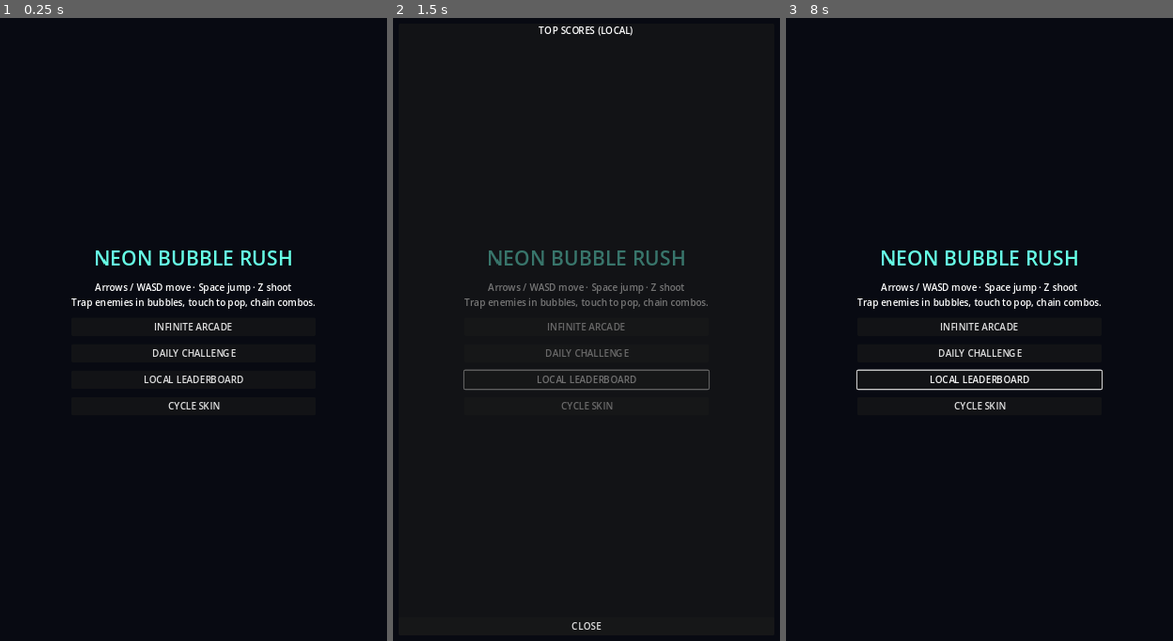
Above: before the commit, frames 1-3 (left to right).
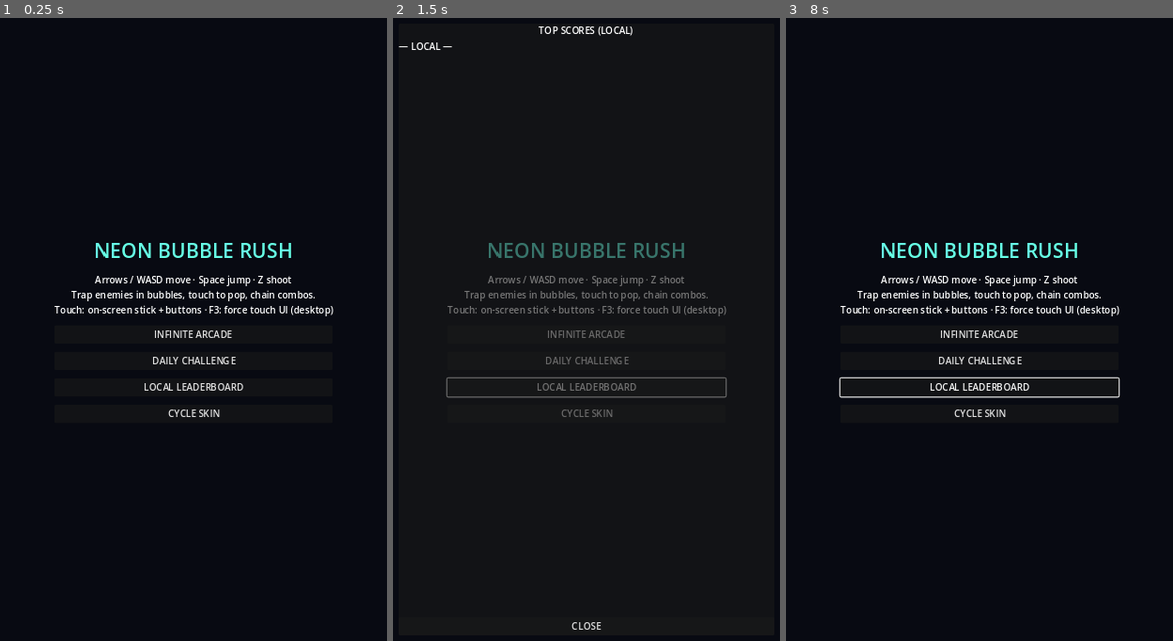
Above: after the commit, the same moments.

Repository: NateDjan/myapp
Game: Godot game, scene res://scenes/main.tscn
Two runs of this game, one before a commit and one after it. Both use one fixed random seed, a clock stepped at 60 frames per second and the inputs below.
Inputs (mouse positions are in pixels of both pictures, inside the frame that each line leads up to):
- Up to frame 1 (0.25 s): no input
- Up to frame 2 (1.5 s): click "LOCAL LEADERBOARD" at 0.5 s; click "CYCLE SKIN" at 1.25 s
- Up to frame 3 (8 s): click "INFINITE ARCADE" at 2 s; click "INFINITE ARCADE" at 2.75 s; click "DAILY CHALLENGE" at 3.5 s; tap Enter (ui_accept) at 4.25, 4.52, 4.55, 4.82, 5, 5.75, 6.05, 6.5, 7.25, 7.52, 7.55, 7.82 s; move the mouse to (1072, 292) at 4.27 s; hold Right (ui_right) 4.28-5 s; tap Space (ui_select) at 4.35, 5.85 s; click (1072, 292) at 4.42 s; drag from (894, 366) to (960, 479) at 5.02 s; move the mouse to (1022, 161) at 5.77 s; hold Left (ui_left) 5.78-6.5 s; click (1022, 161) at 5.92 s; drag from (960, 479) to (851, 217) at 6.52 s; move the mouse to (1107, 441) at 7.27 s; hold Right (ui_right) from 7.28 s (still down); tap X at 7.35 s; click (1107, 441) at 7.42 s; tap Escape at 7.9 s

The runs differ from the first frame. In frame 1, 3.7% of the frame differs, in the area x 14-87%, y 36-65%; in frame 2, 3.7%; in frame 3, 4.5%, in the area x 13-87%, y 36-65%.

Commit message:
Neon Bubble Rush: touch HUD, one-way bubble ride, neon sprites, HTTP LB, exports
- Add TouchInput autoload and TouchHud (stick + jump/shoot) for mobile;
  F3 toggles touch overlay on desktop for testing.
- Trapped bubbles use a one-way StaticBody2D plate and disable the round
  collider so the player can hop on top without wall-snagging.
- Runtime soft-blob ImageTextures replace flat polygons for player,
  enemies, and bubbles; skins tint the sprite modulate.
- Expand procedural SFX (land thud, high-combo spike) and floor snap.
- Leaderboard: dual HTTPRequest for GET/POST to optional api_base_url with
  X-API-Key; Project Settings keys leaderboard/* and game/force_touch_hud.
- Add export_presets.cfg for Windows and Linux (Steam-friendly paths).

Co-authored-by: NateDjan <NateDjan@users.noreply.github.com>

Diff:
--- a/game/project.godot
+++ b/game/project.godot
@@ -15,6 +15,7 @@
 UpgradeStore="*res://scripts/upgrade_store.gd"
 Leaderboard="*res://scripts/leaderboard.gd"
 ArcadeSfx="*res://scripts/arcade_sfx.gd"
+TouchInput="*res://scripts/touch_input.gd"
 
 [display]
 window/size/viewport_width=720
@@ -37,3 +38,10 @@
 [rendering]
 textures/canvas_textures/default_texture_filter=0
 environment/defaults/default_clear_color=Color(0.04, 0.05, 0.08, 1)
+
+[leaderboard]
+api_base_url=""
+api_key=""
+
+[game]
+force_touch_hud=false
--- a/game/scenes/main.tscn
+++ b/game/scenes/main.tscn
@@ -109,7 +109,8 @@
 horizontal_alignment = 1
 theme_override_font_sizes/font_size = 16
 text = "Arrows / WASD move · Space jump · Z shoot
-Trap enemies in bubbles, touch to pop, chain combos."
+Trap enemies in bubbles, touch to pop, chain combos.
+Touch: on-screen stick + buttons · F3: force touch UI (desktop)"
 
 [node name="Arcade" type="Button" parent="CanvasTitle/CenterContainer/VBoxContainer"]
 text = "INFINITE ARCADE"
--- a/game/scenes/player.tscn
+++ b/game/scenes/player.tscn
@@ -10,6 +10,7 @@
 collision_layer = 2
 collision_mask = 9
 floor_stop_on_slope = true
+floor_snap_length = 36.0
 script = ExtResource("1_player")
 
 [node name="CollisionShape2D" type="CollisionShape2D" parent="."]
--- /dev/null
+++ b/game/scenes/touch_hud.tscn
@@ -0,0 +1,7 @@
+[gd_scene load_steps=2 format=3]
+
+[ext_resource type="Script" path="res://scripts/touch_hud.gd" id="1_th"]
+
+[node name="TouchHud" type="CanvasLayer"]
+layer = 21
+script = ExtResource("1_th")
--- a/game/scripts/arcade_sfx.gd
+++ b/game/scripts/arcade_sfx.gd
@@ -35,6 +35,16 @@
 	_tone(140.0, 0.12, 0.28)
 
 
+func play_land() -> void:
+	_tone(210.0, 0.05, 0.1)
+	_tone(120.0, 0.04, 0.08)
+
+
+func play_combo_spike(pitch_mul: float = 1.0) -> void:
+	_tone(720.0 * pitch_mul, 0.03, 0.1)
+	_tone(960.0 * pitch_mul, 0.04, 0.12)
+
+
 func _tone(freq: float, duration: float, volume: float) -> void:
 	if _playback == null:
 		return
--- a/game/scripts/bubble.gd
+++ b/game/scripts/bubble.gd
@@ -1,5 +1,7 @@
 extends CharacterBody2D
 ## Energy bubble: traps first enemy hit, floats upward, acts as temporary platform.
+
+const _NeonArt := preload("res://scripts/neon_runtime_art.gd")
 
 signal enemy_trapped(bubble: Node, enemy: Node)
 signal bubble_popped(bubble: Node, world_pos: Vector2)
@@ -24,6 +26,7 @@
 	collision_mask = 1 + 4 # world + enemy
 	if visual:
 		visual.color = Color(0.35, 1.0, 0.92, 0.75)
+	_NeonArt.attach_bubble_sprite(visual, "bubble_base")
 	var lm := get_tree().current_scene.get_node_or_null("GameWorld/World/LevelManager")
 	if lm and lm.has_method("_on_bubble_trapped"):
 		enemy_trapped.connect(lm._on_bubble_trapped)
@@ -45,6 +48,9 @@
 		visual.color = visual.color.lerp(Color(1.0, 0.55, 0.95), 0.35 if giant else 0.0)
 		if electric:
 			visual.color = Color(1.0, 0.95, 0.35, 0.85)
+	var spr := get_node_or_null("NeonSprite") as Sprite2D
+	if spr:
+		spr.modulate = visual.color
 
 
 func _physics_process(_delta: float) -> void:
@@ -81,7 +87,22 @@
 
 func _enable_platform() -> void:
 	_platform_enabled = true
-	collision_layer = 8
+	# Stop the round body from snagging the player; ride only the one-way plate.
+	collision_layer = 0
+	if collider:
+		collider.disabled = true
+	var plate := StaticBody2D.new()
+	plate.name = "RidePlate"
+	plate.collision_layer = 8
+	plate.collision_mask = 0
+	var cs := CollisionShape2D.new()
+	var sh := RectangleShape2D.new()
+	sh.size = Vector2(54.0 * scale.x, 12.0)
+	cs.shape = sh
+	cs.one_way_collision = true
+	cs.position = Vector2(0, -11.0 * scale.y)
+	plate.add_child(cs)
+	add_child(plate)
 
 
 func pop() -> void:
--- a/game/scripts/enemy.gd
+++ b/game/scripts/enemy.gd
@@ -1,5 +1,7 @@
 extends CharacterBody2D
 ## Simple chase AI; can be bubbled, floated, and popped for score.
+
+const _NeonArt := preload("res://scripts/neon_runtime_art.gd")
 
 signal popped(enemy: Node, points: int)
 signal trapped_state_changed(enemy: Node, bubbled: bool)
@@ -14,7 +16,6 @@
 
 var state: State = State.ROAM
 var hp: int = 1
-var _bubble: Node2D = null
 var _wander_dir: float = 1.0
 var _freeze_timer: float = 0.0
 var _player: CharacterBody2D
@@ -27,6 +28,7 @@
 	hp = max_hp
 	if visual:
 		_tint_from_seed()
+		_NeonArt.attach_blob_sprite(visual, "enemy_%d" % get_instance_id())
 
 
 func bind_player(p: CharacterBody2D) -> void:
@@ -47,7 +49,6 @@
 	if state == State.BUBBLED:
 		return
 	state = State.BUBBLED
-	_bubble = bubble
 	collision_layer = 0
 	collision_mask = 0
 	trapped_state_changed.emit(self, true)
--- a/game/scripts/leaderboard.gd
+++ b/game/scripts/leaderboard.gd
@@ -1,14 +1,38 @@
 extends Node
-## Local top scores; swap `submit_remote` body for your HTTP API later.
+## Local scores plus optional REST sync. Set `leaderboard/api_base_url` in Project Settings.
+
+signal remote_updated()
 
 const PATH := "user://leaderboard_local.json"
 const MAX_ENTRIES := 20
 
-var entries: Array[Dictionary] = []
+var entries: Array = []
+var remote_lines: String = ""
+var _submit_http: HTTPRequest
+var _fetch_http: HTTPRequest
+var _last_http_error: String = ""
 
 
 func _ready() -> void:
 	load_scores()
+	_submit_http = HTTPRequest.new()
+	_submit_http.request_completed.connect(_on_submit_done)
+	add_child(_submit_http)
+	_fetch_http = HTTPRequest.new()
+	_fetch_http.request_completed.connect(_on_fetch_done)
+	add_child(_fetch_http)
+
+
+func api_base_url() -> String:
+	if ProjectSettings.has_setting("leaderboard/api_base_url"):
+		return str(ProjectSettings.get_setting("leaderboard/api_base_url", "")).strip_edges()
+	return ""
+
+
+func api_key() -> String:
+	if ProjectSettings.has_setting("leaderboard/api_key"):
+		return str(ProjectSettings.get_setting("leaderboard/api_key", "")).strip_edges()
+	return ""
 
 
 func load_scores() -> void:
@@ -37,17 +61,54 @@
 	_persist()
 
 
+func submit_remote(name: String, score: int, mode: String = "arcade") -> void:
+	var base := api_base_url()
+	if base.is_empty() or _submit_http == null:
+		return
+	var url := base.rstrip("/") + "/scores"
+	var payload := JSON.stringify({"name": name.substr(0, 16), "score": score, "mode": mode})
+	var headers := PackedStringArray(["Content-Type: application/json"])
+	var key := api_key()
+	if not key.is_empty():
+		headers.append("X-API-Key: " + key)
+	var err := _submit_http.request(url, headers, HTTPClient.METHOD_POST, payload)
+	if err != OK:
+		_last_http_error = "submit request err %d" % err
+
+
+func fetch_remote_preview() -> void:
+	var base := api_base_url()
+	if base.is_empty() or _fetch_http == null:
+		remote_lines = ""
+		return
+	var url := base.rstrip("/") + "/scores?limit=10"
+	var headers := PackedStringArray()
+	var key := api_key()
+	if not key.is_empty():
+		headers.append("X-API-Key: " + key)
+	var err := _fetch_http.request(url, headers, HTTPClient.METHOD_GET)
+	if err != OK:
+		_last_http_error = "fetch request err %d" % err
+
+
 func top_display() -> String:
 	var lines: PackedStringArray = []
+	lines.append("— LOCAL —")
 	var i := 1
 	for e in entries.slice(0, 10):
 		lines.append("%d. %s — %d" % [i, e.get("name", "?"), e.get("score", 0)])
 		i += 1
+	if not remote_lines.is_empty():
+		lines.append("")
+		lines.append(remote_lines)
+	if not _last_http_error.is_empty():
+		lines.append("")
+		lines.append("API: " + _last_http_error)
 	return "\n".join(lines)
 
 
 func _sort_entries() -> void:
-	entries.sort_custom(func(a: Dictionary, b: Dictionary) -> bool: return a.get("score", 0) > b.get("score", 0))
+	entries.sort_custom(func(a, b): return int(a.get("score", 0)) > int(b.get("score", 0)))
 
 
 func _persist() -> void:
@@ -56,6 +117,41 @@
 		f.store_string(JSON.stringify(entries))
 
 
-## Placeholder for future REST leaderboard.
-func submit_remote(_name: String, _score: int, _mode: String) -> void:
-	pass
+func _on_submit_done(_result: int, response_code: int, _headers: PackedStringArray, _body: PackedByteArray) -> void:
+	if response_code >= 400:
+		_last_http_error = "submit HTTP %d" % response_code
+	else:
+		_last_http_error = ""
+
+
+func _on_fetch_done(_result: int, response_code: int, _headers: PackedStringArray, body: PackedByteArray) -> void:
+	if response_code != 200:
+		_last_http_error = "fetch HTTP %d" % response_code
+		remote_lines = ""
+		return
+	_last_http_error = ""
+	var text := body.get_string_from_utf8()
+	var data = JSON.parse_string(text)
+	if data == null:
+		remote_lines = "— ONLINE —\n(invalid JSON)"
+		return
+	if typeof(data) == TYPE_DICTIONARY and data.has("scores"):
+		data = data["scores"]
+	if typeof(data) != TYPE_ARRAY:
+		remote_lines = "— ONLINE —\n(unexpected shape)"
+		return
+	var out: PackedStringArray = ["— ONLINE —"]
+	var rank := 1
+	for e in data:
+		if rank > 10:
+			break
+		if typeof(e) == TYPE_DICTIONARY:
+			out.append(
+				"%d. %s — %d"
+				% [rank, str(e.get("name", "?")), int(e.get("score", 0))]
+			)
+		elif typeof(e) == TYPE_ARRAY and e.size() >= 2:
+			out.append("%d. %s — %s" % [rank, str(e[0]), str(e[1])])
+		rank += 1
+	remote_lines = "\n".join(out)
+	remote_updated.emit()
--- a/game/scripts/level_manager.gd
+++ b/game/scripts/level_manager.gd
@@ -181,9 +181,12 @@
 	var cam: Node = get_viewport().get_camera_2d()
 	if cam and cam.has_method("add_shake"):
 		cam.call("add_shake", 0.18)
+	var mult := ComboManager.multiplier if ComboManager else 1
 	if ArcadeSfx:
-		ArcadeSfx.play_pop(1.0 + rng.randf() * 0.15)
-	var mult := ComboManager.multiplier if ComboManager else 1
+		if mult >= 4:
+			ArcadeSfx.play_combo_spike(1.0 + rng.randf() * 0.08)
+		else:
+			ArcadeSfx.play_pop(1.0 + rng.randf() * 0.15)
 	FloatingPopup.spawn(
 		vfx_holder,
 		p,
@@ -213,7 +216,9 @@
 	if ArcadeSfx:
 		ArcadeSfx.play_hurt()
 	if Leaderboard:
-		Leaderboard.submit_local("YOU", sc, "daily" if run_mode == 1 else "arcade")
+		var mode := "daily" if run_mode == 1 else "arcade"
+		Leaderboard.submit_local("YOU", sc, mode)
+		Leaderboard.submit_remote("YOU", sc, mode)
 	game_over.emit(sc)
 
 
--- a/game/scripts/main.gd
+++ b/game/scripts/main.gd
@@ -1,5 +1,7 @@
 extends Node
 ## Boot flow: menu, HUD, rank / upgrades, leaderboard, and world wiring.
+
+const TOUCH_HUD_SCENE := preload("res://scenes/touch_hud.tscn")
 
 @onready var title_layer: CanvasLayer = $CanvasTitle
 @onready var hud_layer: CanvasLayer = $CanvasHUD
@@ -11,6 +13,7 @@
 @onready var level_manager: Node = $GameWorld/World/LevelManager
 @onready var player: CharacterBody2D = $GameWorld/World/Player
 var _follow_cam: Camera2D
+var _touch_hud: CanvasLayer
 
 
 func _ready() -> void:
@@ -31,6 +34,10 @@
 	_connect_rank_buttons()
 	_connect_go_buttons()
 	_connect_lb_buttons()
+	_touch_hud = TOUCH_HUD_SCENE.instantiate()
+	add_child(_touch_hud)
+	if Leaderboard:
+		Leaderboard.remote_updated.connect(_on_leaderboard_remote)
 	_refresh_hud()
 
 
@@ -77,6 +84,8 @@
 func _begin_game() -> void:
 	title_layer.hide()
 	game_world.visible = true
+	if _touch_hud and _touch_hud.has_method("set_gameplay_active"):
+		_touch_hud.set_gameplay_active(true)
 	if is_instance_valid(player):
 		player.global_position = Vector2(360, 900)
 		player.velocity = Vector2.ZERO
@@ -89,6 +98,8 @@
 func _back_menu() -> void:
 	Engine.time_scale = 1.0
 	game_world.visible = false
+	if _touch_hud and _touch_hud.has_method("set_gameplay_active"):
+		_touch_hud.set_gameplay_active(false)
 	hud_layer.hide()
 	rank_layer.hide()
 	game_over_layer.hide()
@@ -96,13 +107,24 @@
 
 
 func _open_leaderboard() -> void:
+	_refresh_leaderboard_body()
+	if Leaderboard:
+		Leaderboard.fetch_remote_preview()
+	leaderboard_layer.show()
+
+
+func _close_leaderboard() -> void:
+	leaderboard_layer.hide()
+
+
+func _refresh_leaderboard_body() -> void:
 	var body: Label = leaderboard_layer.get_node("Panel/VBox/Body")
 	body.text = Leaderboard.top_display() if Leaderboard else ""
-	leaderboard_layer.show()
-
-
-func _close_leaderboard() -> void:
-	leaderboard_layer.hide()
+
+
+func _on_leaderboard_remote() -> void:
+	if leaderboard_layer.visible:
+		_refresh_leaderboard_body()
 
 
 func _cycle_skin() -> void:
@@ -136,6 +158,8 @@
 
 
 func _on_level_cleared(level: int, rank: String, score: int) -> void:
+	if _touch_hud and _touch_hud.has_method("set_gameplay_active"):
+		_touch_hud.set_gameplay_active(false)
 	rank_layer.get_node("Panel/VBox/Rank").text = rank
 	rank_layer.get_node("Panel/VBox/Detail").text = "LEVEL %d CLEARED\nSCORE %d" % [level, score]
 	rank_layer.get_node("Panel/VBox/Coins").text = "COINS %d" % (UpgradeStore.coins if UpgradeStore else 0)
@@ -145,6 +169,8 @@
 func _on_rank_next() -> void:
 	rank_layer.hide()
 	level_manager.continue_next_level()
+	if _touch_hud and _touch_hud.has_method("set_gameplay_active") and game_world.visible:
+		_touch_hud.set_gameplay_active(true)
 
 
 func _on_rank_shop() -> void:
@@ -164,12 +190,19 @@
 
 
 func _on_game_over(final_score: int) -> void:
+	if _touch_hud and _touch_hud.has_method("set_gameplay_active"):
+		_touch_hud.set_gameplay_active(false)
 	game_over_layer.get_node("Panel/VBox/Score").text = "SCORE %d" % final_score
 	game_over_layer.show()
 
 
 func _input(event: InputEvent) -> void:
-	if event is InputEventKey and event.pressed and event.keycode == KEY_ESCAPE:
+	if event is InputEventKey and event.pressed and event.keycode == KEY_F3:
+		if _touch_hud and _touch_hud.has_method("toggle_debug_touch"):
+			_touch_hud.toggle_debug_touch()
+			if _touch_hud.has_method("set_gameplay_active"):
+				_touch_hud.set_gameplay_active(game_world.visible)
+	elif event is InputEventKey and event.pressed and event.keycode == KEY_ESCAPE:
 		if rank_layer.visible:
 			_on_rank_next()
 		elif game_over_layer.visible:
--- /dev/null
+++ b/game/scripts/neon_runtime_art.gd
@@ -0,0 +1,61 @@
+extends RefCounted
+## CPU-generated soft blobs so builds ship without PNG dependencies.
+
+
+static var _cache: Dictionary = {}
+
+
+static func soft_blob(size: Vector2i, core: Color, rim: Color, key: String) -> ImageTexture:
+	if _cache.has(key):
+		return _cache[key]
+	var img := Image.create(size.x, size.y, false, Image.FORMAT_RGBA8)
+	var cx := float(size.x) * 0.5
+	var cy := float(size.y) * 0.5
+	var r := mini(size.x, size.y) * 0.42
+	for y in size.y:
+		for x in size.x:
+			var d := Vector2(float(x) - cx, float(y) - cy).length()
+			var t := clampf(1.0 - d / r, 0.0, 1.0)
+			var c := rim.lerp(core, sqrt(t))
+			c.a = smoothstep(0.0, 1.0, t)
+			img.set_pixel(x, y, c)
+	var tex := ImageTexture.create_from_image(img)
+	_cache[key] = tex
+	return tex
+
+
+static func attach_blob_sprite(poly: Polygon2D, cache_key: String) -> void:
+	if poly == null:
+		return
+	var p: Node = poly.get_parent()
+	if p == null:
+		return
+	if p.get_node_or_null("NeonSprite"):
+		return
+	var col := poly.color
+	var tex := soft_blob(Vector2i(72, 88), col.lightened(0.25), col.darkened(0.15), cache_key)
+	var spr := Sprite2D.new()
+	spr.name = "NeonSprite"
+	spr.texture = tex
+	spr.position = poly.position
+	spr.scale = Vector2(0.42, 0.52)
+	p.add_child(spr)
+	p.move_child(spr, poly.get_index())
+	poly.visible = false
+
+
+static func attach_bubble_sprite(poly: Polygon2D, cache_key: String) -> void:
+	if poly == null:
+		return
+	var p := poly.get_parent()
+	if p == null or p.get_node_or_null("NeonSprite"):
+		return
+	var col := poly.color
+	var tex := soft_blob(Vector2i(80, 80), Color.WHITE.lerp(col, 0.35), col, cache_key)
+	var spr := Sprite2D.new()
+	spr.name = "NeonSprite"
+	spr.texture = tex
+	spr.scale = Vector2(0.48, 0.48)
+	p.add_child(spr)
+	p.move_child(spr, poly.get_index())
+	poly.visible = false
--- a/game/scripts/player.gd
+++ b/game/scripts/player.gd
@@ -2,6 +2,7 @@
 ## Minimal controls: move, jump, shoot; powerups tweak cadence and bubble style.
 
 const BUBBLE_SCENE := preload("res://scenes/bubble.tscn")
+const _NeonArt := preload("res://scripts/neon_runtime_art.gd")
 
 @export var base_speed: float = 260.0
 @export var jump_velocity: float = -420.0
@@ -35,6 +36,8 @@
 	collision_layer = 2
 	collision_mask = 1 + 8 # world + bubble platforms
 	apply_skin(UpgradeStore.selected_skin if UpgradeStore else "default")
+	if visual:
+		_NeonArt.attach_blob_sprite(visual, "player")
 
 
 func _physics_process(delta: float) -> void:
@@ -53,7 +56,8 @@
 		visual.scale.x = facing
 	velocity.x = move_toward(velocity.x, dir * sp, sp * 10.0 * delta)
 
-	if not is_on_floor():
+	var on_floor_before := is_on_floor()
+	if not on_floor_before:
 		velocity.y += 980.0 * grav_scale * delta
 	else:
 		if _consume_jump():
@@ -61,6 +65,8 @@
 			velocity.y = jv
 
 	move_and_slide()
+	if not on_floor_before and is_on_floor() and ArcadeSfx:
+		ArcadeSfx.play_land()
 
 	if _consume_shoot() and _shoot_cd <= 0.0:
 		_shoot_bubbles()
@@ -72,11 +78,15 @@
 	var x := Input.get_axis("ui_left", "ui_right")
 	if absf(x) < 0.2:
 		x = 0.0
+	if TouchInput and absf(TouchInput.move_axis) > 0.08:
+		x = TouchInput.move_axis
 	return x
 
 
 func _consume_jump() -> bool:
 	if Input.is_action_just_pressed("ui_accept"):
+		return true
+	if TouchInput and TouchInput.consume_jump():
 		return true
 	if _jump_pressed:
 		_jump_pressed = false
@@ -86,6 +96,8 @@
 
 func _consume_shoot() -> bool:
 	if Input.is_action_just_pressed("ui_select"):
+		return true
+	if TouchInput and TouchInput.consume_shoot():
 		return true
 	if _shoot_pressed:
 		_shoot_pressed = false
@@ -156,6 +168,9 @@
 			visual.color = Color(0.55, 1.0, 0.35, 1.0)
 		_:
 			visual.color = Color(0.25, 0.95, 0.95, 1.0)
+	var spr := get_node_or_null("NeonSprite") as Sprite2D
+	if spr:
+		spr.modulate = visual.color
 
 
 func is_slow_active() -> bool:
--- /dev/null
+++ b/game/scripts/touch_hud.gd
@@ -0,0 +1,146 @@
+extends CanvasLayer
+## Virtual stick (local gui coords) + jump/shoot buttons. F3 from Main toggles debug_force_touch.
+
+var _root: Control
+var _stick_base: Panel
+var _stick_knob: Panel
+var _stick_radius: float = 58.0
+var _stick_track_idx: int = -1
+var debug_force_touch: bool = false
+
+
+func _ready() -> void:
+	layer = 21
+	hide()
+	_build()
+
+
+func set_gameplay_active(on: bool) -> void:
+	visible = on and _should_show()
+	if not visible and TouchInput:
+		TouchInput.clear_stick()
+		_reset_knob()
+
+
+func toggle_debug_touch() -> void:
+	debug_force_touch = not debug_force_touch
+
+
+func _should_show() -> bool:
+	if debug_force_touch:
+		return true
+	if DisplayServer.is_touchscreen_available():
+		return true
+	if OS.has_feature("android") or OS.has_feature("ios"):
+		return true
+	if ProjectSettings.has_setting("game/force_touch_hud"):
+		return bool(ProjectSettings.get_setting("game/force_touch_hud", false))
+	return false
+
+
+func _stick_gui(event: InputEvent) -> void:
+	if TouchInput == null:
+		return
+	if event is InputEventScreenTouch:
+		var st := event as InputEventScreenTouch
+		if st.pressed:
+			_stick_track_idx = st.index
+			_apply_local(st.position)
+		else:
+			if st.index == _stick_track_idx:
+				_stick_track_idx = -1
+				TouchInput.set_stick_axis(0.0)
+				_reset_knob()
+	elif event is InputEventScreenDrag:
+		var sd := event as InputEventScreenDrag
+		if sd.index == _stick_track_idx:
+			_apply_local(sd.position)
+
+
+func _apply_local(local_pt: Vector2) -> void:
+	var c := _stick_base.size * 0.5
+	var d: Vector2 = local_pt - c
+	var lim := _stick_radius
+	if d.length() > lim:
+		d = d.normalized() * lim
+	_stick_knob.position = c + d - _stick_knob.size * 0.5
+	TouchInput.set_stick_axis(d.x / lim)
+
+
+func _reset_knob() -> void:
+	if _stick_knob and _stick_base:
+		_stick_knob.position = _stick_base.size * 0.5 - _stick_knob.size * 0.5
+
+
+func _build() -> void:
+	_root = Control.new()
+	_root.set_anchors_preset(Control.PRESET_FULL_RECT)
+	_root.mouse_filter = Control.MOUSE_FILTER_IGNORE
+	add_child(_root)
+
+	_stick_base = Panel.new()
+	_stick_base.custom_minimum_size = Vector2(176, 176)
+	_stick_base.mouse_filter = Control.MOUSE_FILTER_STOP
+	_stick_base.gui_input.connect(_stick_gui)
+	var sb := StyleBoxFlat.new()
+	sb.bg_color = Color(0.07, 0.09, 0.12, 0.62)
+	sb.corner_radius_top_left = 88
+	sb.corner_radius_top_right = 88
+	sb.corner_radius_bottom_right = 88
+	sb.corner_radius_bottom_left = 88
+	_stick_base.add_theme_stylebox_override("panel", sb)
+	_root.add_child(_stick_base)
+
+	_stick_knob = Panel.new()
+	_stick_knob.mouse_filter = Control.MOUSE_FILTER_IGNORE
+	_stick_knob.custom_minimum_size = Vector2(52, 52)
+	var kn := StyleBoxFlat.new()
+	kn.bg_color = Color(0.35, 1.0, 0.92, 0.9)
+	kn.corner_radius_top_left = 26
+	kn.corner_radius_top_right = 26
+	kn.corner_radius_bottom_right = 26
+	kn.corner_radius_bottom_left = 26
+	_stick_knob.add_theme_stylebox_override("panel", kn)
+	_stick_base.add_child(_stick_knob)
+	call_deferred("_layout_controls")
+	_reset_knob()
+
+	var shoot := Button.new()
+	shoot.text = "SHOOT"
+	shoot.name = "ShootBtn"
+	shoot.custom_minimum_size = Vector2(128, 54)
+	shoot.add_theme_font_size_override("font_size", 18)
+	shoot.button_down.connect(func() -> void:
+		if TouchInput:
+			TouchInput.pulse_shoot()
+	)
+	_root.add_child(shoot)
+
+	var jump := Button.new()
+	jump.text = "JUMP"
+	jump.name = "JumpBtn"
+	jump.custom_minimum_size = Vector2(128, 54)
+	jump.add_theme_font_size_override("font_size", 18)
+	jump.button_down.connect(func() -> void:
+		if TouchInput:
+			TouchInput.pulse_jump()
+	)
+	_root.add_child(jump)
+
+
+func _layout_controls() -> void:
+	if _stick_base == null or _root == null:
+		return
+	var vs := get_viewport().get_visible_rect().size
+	_stick_base.position = Vector2(16, vs.y - 196)
+	var shoot: Button = _root.get_node_or_null("ShootBtn") as Button
+	var jump: Button = _root.get_node_or_null("JumpBtn") as Button
+	if shoot:
+		shoot.position = Vector2(vs.x - shoot.custom_minimum_size.x - 20, vs.y - 220)
+	if jump:
+		jump.position = Vector2(vs.x - jump.custom_minimum_size.x - 20, vs.y - 140)
+
+
+func _notification(what: int) -> void:
+	if what == NOTIFICATION_WM_SIZE_CHANGED:
+		call_deferred("_layout_controls")
--- /dev/null
+++ b/game/scripts/touch_input.gd
@@ -0,0 +1,36 @@
+extends Node
+## Virtual stick + digital buttons (fed by TouchHud). Merged with keyboard in Player.
+
+var move_axis: float = 0.0
+var _jump_latch: bool = false
+var _shoot_latch: bool = false
+
+
+func set_stick_axis(x: float) -> void:
+	move_axis = clampf(x, -1.0, 1.0)
+
+
+func pulse_jump() -> void:
+	_jump_latch = true
+
+
+func pulse_shoot() -> void:
+	_shoot_latch = true
+
+
+func consume_jump() -> bool:
+	if _jump_latch:
+		_jump_latch = false
+		return true
+	return false
+
+
+func consume_shoot() -> bool:
+	if _shoot_latch:
+		_shoot_latch = false
+		return true
+	return false
+
+
+func clear_stick() -> void:
+	move_axis = 0.0
Not shown, added: game/export_presets.cfg
